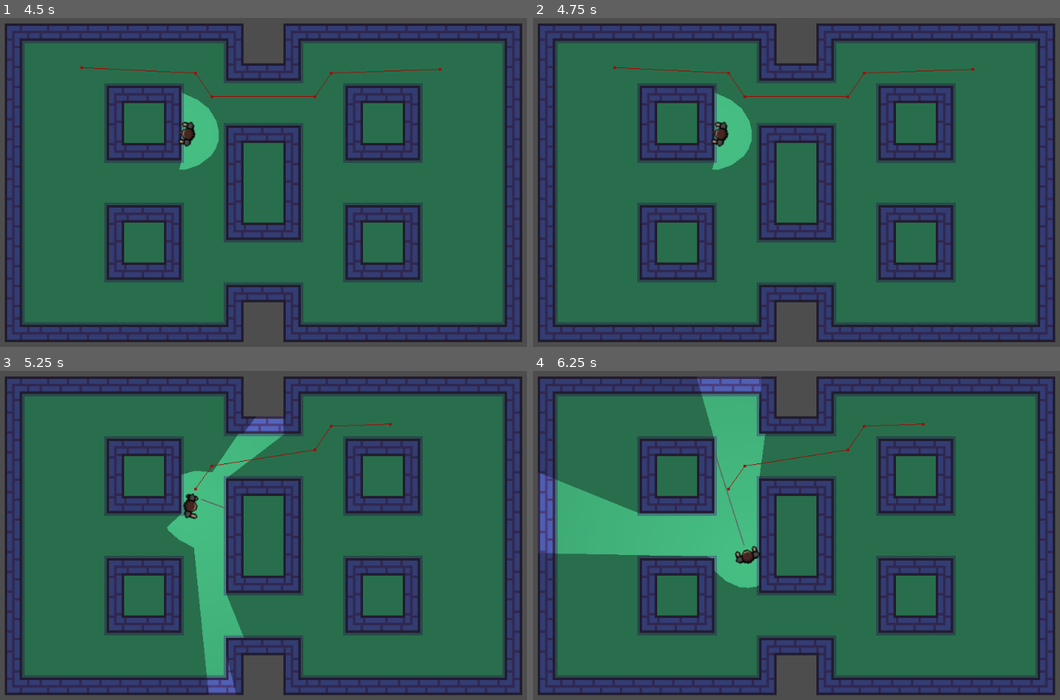
Above: before the commit, frames 1-4 (two rows, left to right).
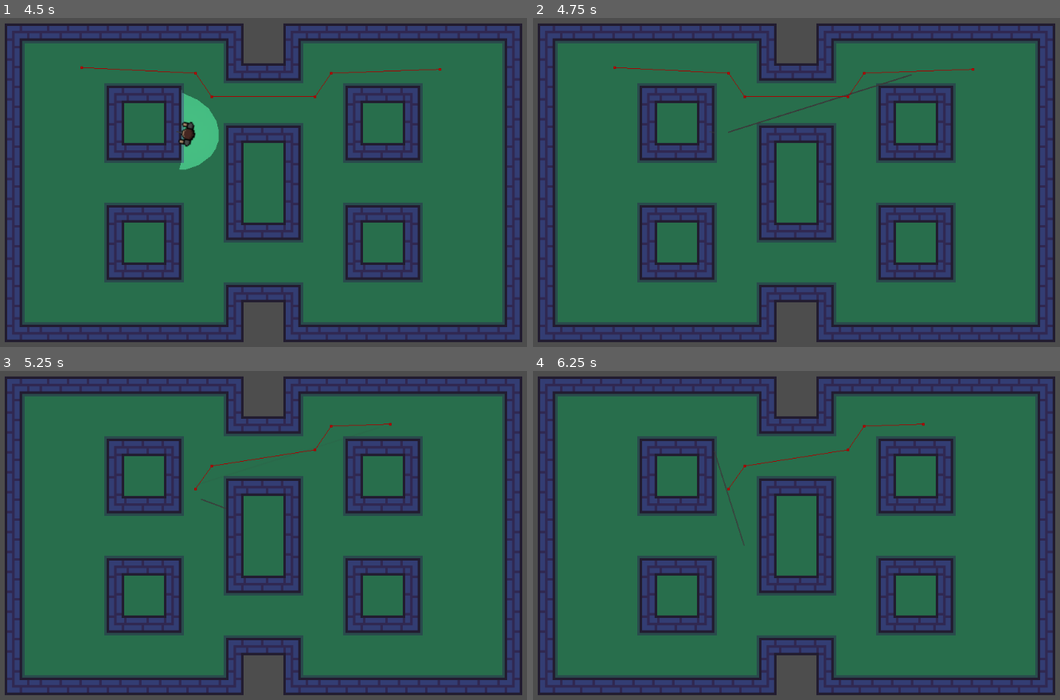
Above: after the commit, the same moments.

Repository: Odraz/clean-sweep
Game: Godot game, scene res://main.tscn
Same seed, same stepped clock (60 frames per second), same inputs: the game is played once before the commit and once after it. The engine's default icon, where the game draws it, is replaced by a stand-in: a white triangle on a blue panel in a dark square.
Inputs (mouse positions are in pixels of both pictures, inside the frame that each line leads up to):
- Up to frame 1 (4.5 s): tap Enter at 0.5, 4.25 s; move the mouse to (405, 159) at 0.52 s; hold D (move_right) 0.53-1.28 s; click (405, 159) at 0.6 s; move the mouse to (137, 205) at 1.27 s; hold S (move_down) 1.28-2.03 s; tap Shift (move_fast) at 1.35 s; click (137, 205) at 1.55 s; tap Space at 2 s; move the mouse to (332, 77) at 2.02 s; hold D (move_right) 2.03-2.78 s; click (332, 77) at 2.1 s; move the mouse to (231, 277) at 2.77 s; hold W (move_up) 2.78-3.53 s; click (231, 277) at 2.85 s; move the mouse to (458, 254) at 3.52 s; hold Shift (move_fast) 3.53-4.28 s; hold A (move_left) from 3.53 s (still down); click (458, 254) at 3.8 s; move the mouse to (73, 110) at 4.27 s; click (73, 110) at 4.35 s
- Up to frame 2 (4.75 s): keep holding A (move_left)
- Up to frame 3 (5.25 s): tap Space at 5 s; move the mouse to (295, 535) at 5.02 s; release A (move_left) at 5.03 s; hold S (move_down) from 5.03 s (still down); click (295, 535) at 5.1 s
- Up to frame 4 (6.25 s): move the mouse to (701, 417) at 5.77 s; release S (move_down) at 5.78 s; hold D (move_right) from 5.78 s (still down); tap Shift (move_fast) at 5.85 s; click (701, 417) at 6.05 s

Frame 1 is identical in both runs. In frame 2, 1.4% of the frame differs, in the area x 33-72%, y 17-47%; in frame 3, 5.6%; in frame 4, 11%, in the area x 0-45%, y 1-67%.

Commit message:
Introduced common handgun logic for mob and player.

Diff:
--- a/handgun.gd
+++ b/handgun.gd
@@ -1 +1,34 @@
-extends Node
+extends Node2D
+
+signal hit (collider: CollisionObject2D)
+
+var end_position: Vector2
+
+func shoot(start_position: Vector2, direction: Vector2, gun_range: float, dispersion: float):
+	var space_state = get_world_2d().direct_space_state
+
+	end_position = get_shoot_ray_end_position(start_position, direction, gun_range, dispersion)
+
+	var query = PhysicsRayQueryParameters2D.create(start_position, end_position)
+	query.collide_with_areas = true
+
+	var result = space_state.intersect_ray(query)
+
+	if result:
+		hit.emit(result.collider)
+
+	spawn_bullet(result, start_position, direction)
+
+func spawn_bullet(result: Dictionary, start_position: Vector2, direction: Vector2):
+	var bullet_scene = load("res://bullet.tscn")
+	var bullet = bullet_scene.instantiate()
+
+	var bullet_start_position = start_position + (direction - start_position).normalized() * 20
+	var bullet_end_position = result.position if result else get_shoot_ray_end_position(start_position, direction, 500, 0)
+
+	bullet.init(bullet_start_position, bullet_end_position)
+
+	add_child(bullet)
+
+func get_shoot_ray_end_position(start_position: Vector2, direction: Vector2, gun_range: float, _dispersion: float) -> Vector2:
+	return start_position + (direction - start_position).normalized() * gun_range
--- a/handgun.tscn
+++ b/handgun.tscn
@@ -2,5 +2,5 @@
 
 [ext_resource type="Script" path="res://handgun.gd" id="1_xymik"]
 
-[node name="Handgun" type="Node"]
+[node name="Handgun" type="Node2D"]
 script = ExtResource("1_xymik")
--- a/main.tscn
+++ b/main.tscn
@@ -469,3 +469,4 @@
 position = Vector2(648, 472)
 
 [connection signal="hit" from="Player" to="Mob" method="_on_player_hit"]
+[connection signal="hit" from="Mob" to="Player" method="_on_mob_hit"]
--- a/mob.gd
+++ b/mob.gd
@@ -1,6 +1,8 @@
 extends CharacterBody2D
 
 enum State { patrolling, watching, chasing }
+
+signal hit(collider: CollisionObject2D)
 
 @export var movement_speed: float = 200.0
 
@@ -39,6 +41,9 @@
 	if is_player_in_light_of_sight():
 		rotation = global_position.direction_to(player.global_position).angle()
 
+		if state == State.patrolling or state == State.chasing:
+			$TriggerTimer.start()
+
 		state = State.watching
 
 		return
@@ -48,6 +53,8 @@
 		state = State.chasing
 	else:
 		state = State.patrolling
+
+	$TriggerTimer.stop()
 
 	if navigation_agent.is_navigation_finished():
 		current_movement_target_index += 1
@@ -83,12 +90,17 @@
 
 	return result.collider == player
 
-func _on_player_hit(collider:CollisionObject2D) -> void:
-	if collider == self:
-		queue_free()
-
-
-func _on_navigation_agent_2d_velocity_computed(safe_velocity:Vector2) -> void:
+func _on_navigation_agent_2d_velocity_computed(safe_velocity:Vector2):
 	velocity = safe_velocity * movement_speed
 
 	move_and_slide()
+
+func _on_trigger_timer_timeout():
+	$Handgun.shoot(global_position, player.global_position, 500, 0)
+
+func _on_handgun_hit(collider: CollisionObject2D):
+	hit.emit(collider)
+
+func _on_player_hit(collider:CollisionObject2D):
+	if collider == self:
+		queue_free()
--- a/mob.tscn
+++ b/mob.tscn
@@ -1,7 +1,8 @@
-[gd_scene load_steps=5 format=3 uid="uid://dfi02hgcspv5o"]
+[gd_scene load_steps=6 format=3 uid="uid://dfi02hgcspv5o"]
 
 [ext_resource type="Texture2D" uid="uid://b8vo4rqlluqmh" path="res://icon.svg" id="1_1u0vn"]
 [ext_resource type="Script" path="res://mob.gd" id="1_85dvw"]
+[ext_resource type="PackedScene" uid="uid://8heg8ep15o5d" path="res://handgun.tscn" id="3_kwxxi"]
 
 [sub_resource type="CanvasItemMaterial" id="CanvasItemMaterial_7j23f"]
 light_mode = 2
@@ -28,4 +29,11 @@
 max_neighbors = 1
 debug_enabled = true
 
+[node name="Handgun" parent="." instance=ExtResource("3_kwxxi")]
+
+[node name="TriggerTimer" type="Timer" parent="."]
+wait_time = 0.4
+
 [connection signal="velocity_computed" from="NavigationAgent2D" to="." method="_on_navigation_agent_2d_velocity_computed"]
+[connection signal="hit" from="Handgun" to="." method="_on_handgun_hit"]
+[connection signal="timeout" from="TriggerTimer" to="." method="_on_trigger_timer_timeout"]
--- a/player.gd
+++ b/player.gd
@@ -1,7 +1,6 @@
 extends CharacterBody2D
 
-#signal when player hit something
-signal hit (collider: CollisionObject2D)
+signal hit(collider: CollisionObject2D)
 
 @export var speed_walk: float = 150
 @export var speed_run: float = 300
@@ -15,7 +14,7 @@
 	move_player(delta)
 
 	if Input.is_action_just_pressed("shoot_gun"):
-		shoot_ray()
+		$Handgun.shoot(position, get_global_mouse_position(), 500, 0)
 
 func move_player(_delta: float):
 	var _velocity = Input.get_vector("move_left", "move_right", "move_up", "move_down")
@@ -33,35 +32,9 @@
 	else:
 		$AnimatedSprite2D.play("idle")
 
-func shoot_ray():
-	var space_state = get_world_2d().direct_space_state
+func _on_handgun_hit(collider:CollisionObject2D):
+	hit.emit(collider)
 
-	var query = PhysicsRayQueryParameters2D.create(position, get_shoot_ray_end_position())
-	query.collide_with_areas = true
-
-	print("Shooting ray from: ", position, " to: ", get_shoot_ray_end_position())
-
-	var result = space_state.intersect_ray(query)
-
-	print("Result: ", result)
-
-	if result:
-		print("Hit at point: ", result.position)
-
-		hit.emit(result.collider)
-
-	spawn_bullet(result)
-
-func spawn_bullet(result: Dictionary):
-	var bullet_scene = load("res://bullet.tscn")
-	var bullet = bullet_scene.instantiate()
-
-	var start_position = position + (get_global_mouse_position() - position).normalized() * 20
-	var end_position = result.position if result else get_shoot_ray_end_position()
-
-	bullet.init(start_position, end_position)
-
-	add_child(bullet)
-
-func get_shoot_ray_end_position():
-	return position + (get_global_mouse_position() - position).normalized() * 500
+func _on_mob_hit(collider:CollisionObject2D) -> void:
+	if collider == self:
+		hide()
--- a/player.tscn
+++ b/player.tscn
@@ -1,10 +1,11 @@
-[gd_scene load_steps=9 format=3 uid="uid://cockkd0011ati"]
+[gd_scene load_steps=10 format=3 uid="uid://cockkd0011ati"]
 
 [ext_resource type="Script" path="res://player.gd" id="1_svbte"]
 [ext_resource type="Texture2D" uid="uid://g5qp4jkpdw57" path="res://art/player_idle1.png" id="2_3wxq2"]
 [ext_resource type="Texture2D" uid="uid://br7wjryslpq1d" path="res://art/player_run1.png" id="3_5u72j"]
 [ext_resource type="Texture2D" uid="uid://bgo8yi7jkx24l" path="res://art/player_run2.png" id="4_hi2vr"]
 [ext_resource type="Texture2D" uid="uid://c3vn877pwqbcg" path="res://art/2d_lights_and_shadows_neutral_point_light.webp" id="5_tuqut"]
+[ext_resource type="PackedScene" uid="uid://8heg8ep15o5d" path="res://handgun.tscn" id="6_n2gmc"]
 
 [sub_resource type="SpriteFrames" id="SpriteFrames_erwmi"]
 animations = [{
@@ -69,3 +70,7 @@
 
 [node name="NavigationObstacle2D" type="NavigationObstacle2D" parent="."]
 radius = 10.0
+
+[node name="Handgun" parent="." instance=ExtResource("6_n2gmc")]
+
+[connection signal="hit" from="Handgun" to="." method="_on_handgun_hit"]
